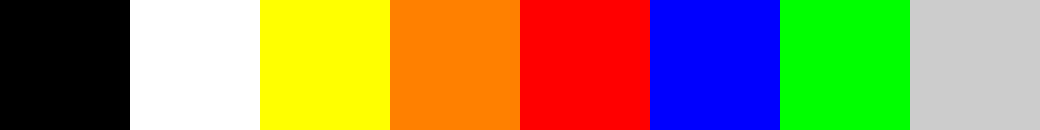
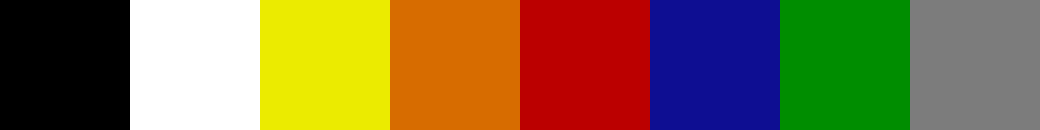
Layer changes from the first w=1040, h=130 image to the second:
painted on "Gray" over 910, 0, 1040, 130
painted on "Green" over 780, 0, 910, 130
painted on "Blue" over 650, 0, 780, 130
painted on "Red" over 520, 0, 650, 130
painted on "Orange" over 390, 0, 520, 130
painted on "Yellow" over 260, 0, 390, 130
